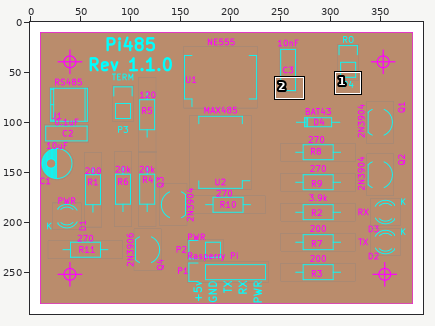
One commit to this sprite sheet: standalone/plots/pi485-brd.png. Above, an overview of the earlier version with the close-up marked.
Close-up. The starting point:
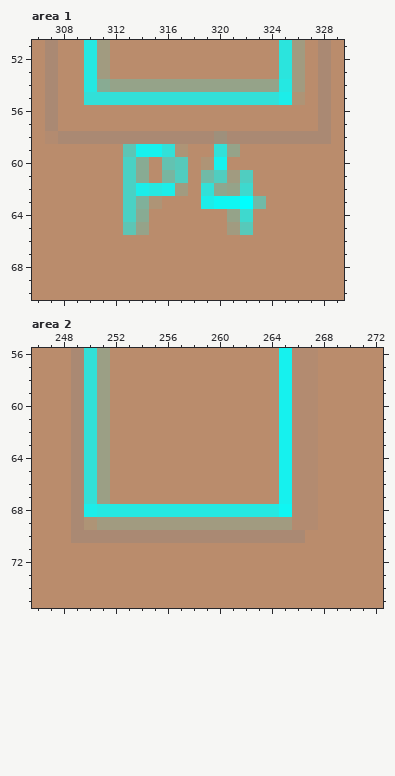
The file is 393x292 pixels. Colours within 5 levels of each other are drawn and written as one. Shown: area 1: x 306..329, y 51..70; area 2: x 246..272, y 56..75. The commit also changed other parts of the picture, which this record leaves out.
And afterwards:
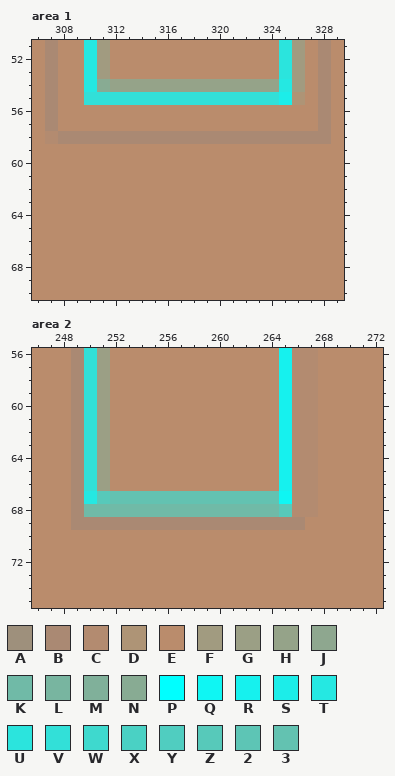
Palette (. is transparent): A #9e907c  B #aa8973  C #b38b70  D #ae9476  E #ba8c6c  F #a19b80  G #9b9f85  H #95a389  J #8ea78f  K #70baa7  L #78b5a0  M #80b09a  N #88ab93  P #00ffff  Q #0ff6f3  R #16f1ee  S #1cede9  T #25e8e2  U #2be4dd  V #32e0d8  W #3ed9ce  X #4ad1c4  Y #50cdc0  Z #57c9ba  2 #5dc5b5  3 #63c2b1
Edits made:
Area 1:
y 58: x 320 A -> B
y 59: x 313..317 2RRVD -> EEEEE; x 320..321 VH -> EE
y 60: x 313..314 XN -> EE; x 316..317 3Z -> EE; x 319..320 DR -> EE
y 61: x 313..314 XN -> EE; x 316..317 LY -> EE; x 319..322 KYFY -> EEEE
y 62: x 313..317 XSTSF -> EEEEE; x 319..322 VJHW -> EEEE
y 63: x 313..315 XMD -> EEE; x 319..323 SQQPK -> EEEEE
y 64: x 313..314 XN -> EE; x 321..322 HW -> EE
y 65: x 313..314 2H -> EE; x 321..322 FZ -> EE
Area 2:
y 67: x 250..265 VGEEEEEEEEEEEEER -> TZ3333333333333Q
y 68: x 250..265 STTTTTTTTTTTTTTQ -> KKKKKKKKKKKKKKKZ
y 69: x 250..267 DFFFFFFFFFFFFFFFCC -> BBBBBBBBBBBBBBBBBE
y 70: x 249..266 BBBBBBBBBBBBBBBBBB -> EEEEEEEEEEEEEEEEEE
Changed places in both close-ups, as pixel boxes (x1, y1, x2, y2):
changed: (123, 131, 266, 235)
changed: (71, 491, 318, 543)
